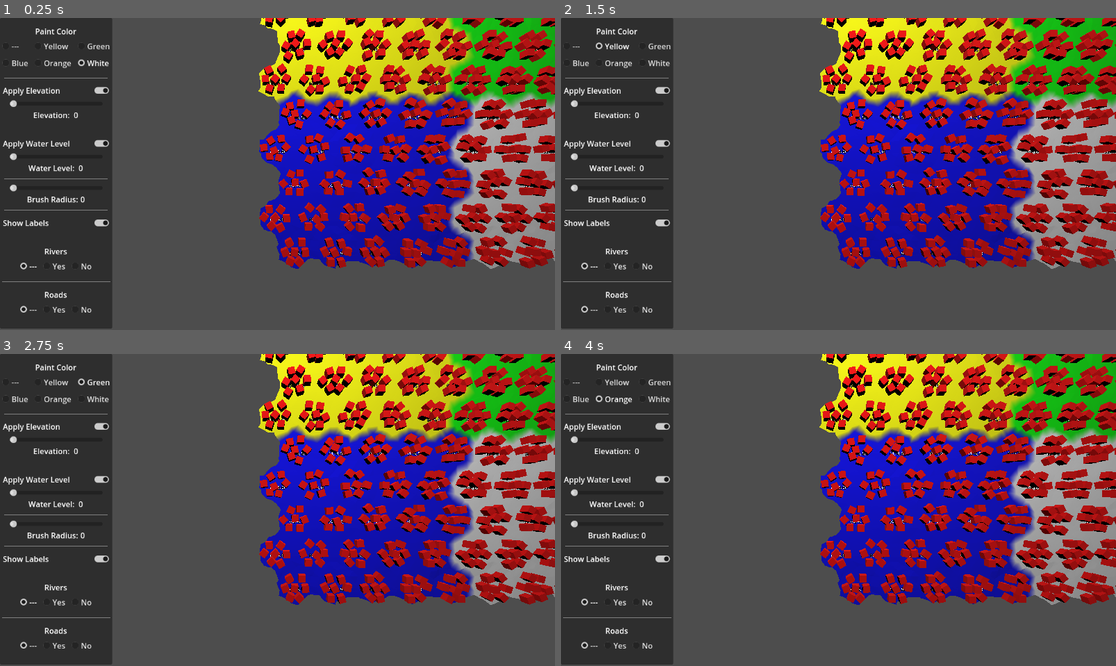
Above: before the commit, frames 1-4 (two rows, left to right).
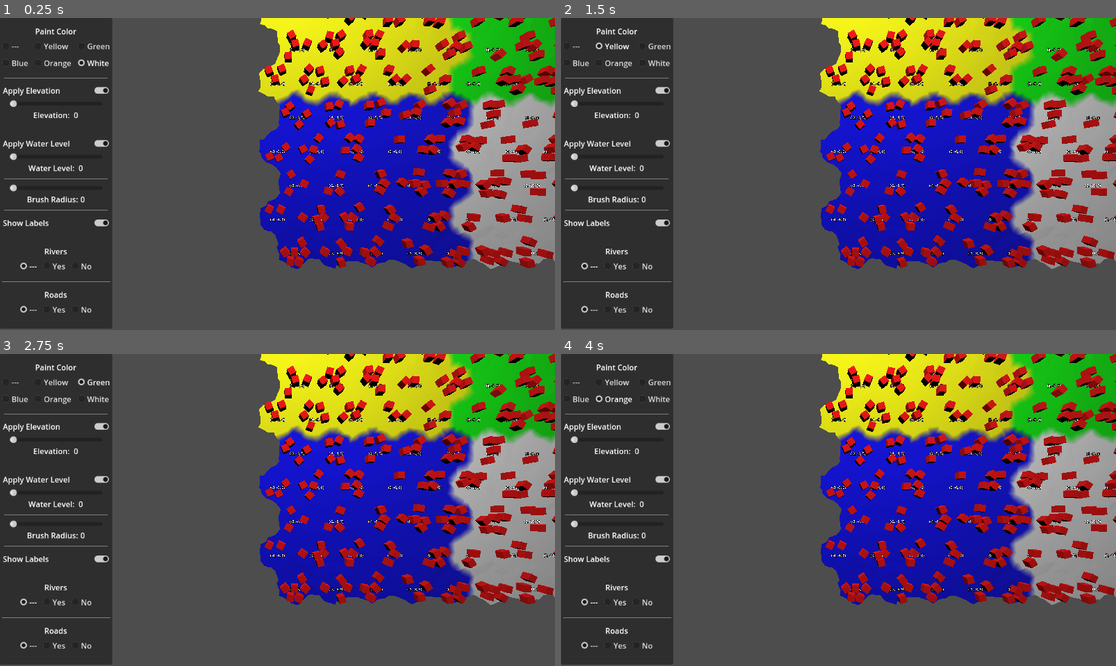
Above: after the commit, the same moments.

Repository: davepruitt/hex_map_godot
Game: Godot game, scene res://scenes/main.tscn
Two runs of this game, one before a commit and one after it. Both use one fixed random seed, a clock stepped at 60 frames per second and the inputs below.
Inputs:
- Up to frame 1 (0.25 s): no input
- Up to frame 2 (1.5 s): click "---" at 0.5 s; click "Yellow" at 1.25 s
- Up to frame 3 (2.75 s): click "Green" at 2 s
- Up to frame 4 (4 s): click "Blue" at 2.75 s; click "Orange" at 3.5 s

The runs differ from the first frame. In frame 1, 12% of the frame differs, in the area x 46-100%, y 0-81%; in frame 2, 12%; in frame 3, 12%; in frame 4, 12%.

Commit message:
Continuing the addition of features to the hex map. Completed through section 3.3 of tutorial 9.

Diff:
--- a/hex_project_godot/scripts/hex_feature_manager.gd
+++ b/hex_project_godot/scripts/hex_feature_manager.gd
@@ -34,6 +34,14 @@
 	pass
 
 func add_feature (parent_hex_grid_chunk: HexGridChunk, pos: Vector3) -> void:
+	#Get a random value to be used for this feature
+	var hash: HexHash = HexMetrics.sample_hash_grid(pos)
+
+	#If the first random value is greater than 0.5, we will return immediately
+	#and thus not generate a feature in this location
+	if (hash.a >= 0.5):
+		return
+
 	#var feature_mesh = feature_prefab.duplicate()
 	var feature: MeshInstance3D = MeshInstance3D.new()
 	feature.mesh = feature_prefab
@@ -44,7 +52,7 @@
 	feature.position.y += feature_height / 2.0
 
 	#Randomize the rotation angle of the feature
-	feature.quaternion = Quaternion.from_euler(Vector3(0, 360.0 * randf(), 0))
+	feature.quaternion = Quaternion.from_euler(Vector3(0, 360.0 * hash.b, 0))
 
 	#Add this feature to the private list of features
 	_features.append(feature)
--- a/hex_project_godot/scripts/hex_grid.gd
+++ b/hex_project_godot/scripts/hex_grid.gd
@@ -62,6 +62,9 @@
 
 	#Initialize the Perlin noise
 	HexMetrics.initialize_noise_generator()
+
+	#Initialize the hash grid
+	HexMetrics.initialize_hash_grid()
 
 	#Calculate the cell count in the x and z directions
 	_cell_count_x = chunk_count_x * HexMetrics.CHUNK_SIZE_X
--- /dev/null
+++ b/hex_project_godot/scripts/hex_hash.gd
@@ -0,0 +1,27 @@
+class_name HexHash
+
+#region Public data members
+
+var a: float = 0
+
+var b: float = 0
+
+#endregion
+
+#region Constructor
+
+func _init() -> void:
+	pass
+
+#endregion
+
+#region Static functions
+
+static func create() -> HexHash:
+	var hash: HexHash = HexHash.new()
+	hash.a = randf()
+	hash.b = randf()
+
+	return hash
+
+#endregion
--- a/hex_project_godot/scripts/hex_metrics.gd
+++ b/hex_project_godot/scripts/hex_metrics.gd
@@ -50,9 +50,13 @@
 
 const WATER_ELEVATION_OFFSET: float = -0.1
 
-const WATER_FACTOR = 0.6
+const WATER_FACTOR: float = 0.6
 
-const WATER_BLEND_FACTOR = 1.0 - WATER_FACTOR
+const WATER_BLEND_FACTOR: float = 1.0 - WATER_FACTOR
+
+const HASH_GRID_SIZE: int = 256
+
+const HASH_GRID_SCALE: float = 0.25
 
 #endregion
 
@@ -64,6 +68,8 @@
 	FastNoiseLite.new(),
 	FastNoiseLite.new()
 ]
+
+static var hash_grid: Array[HexHash] = []
 
 #endregion
 
@@ -91,6 +97,23 @@
 		sample[i] = s_i
 
 	return sample
+
+static func initialize_hash_grid () -> void:
+	hash_grid.clear()
+	hash_grid.resize(HASH_GRID_SIZE * HASH_GRID_SIZE)
+	for i in range(0, len(hash_grid)):
+		hash_grid[i] = HexHash.create()
+
+static func sample_hash_grid (position: Vector3) -> HexHash:
+	var x: int = int((position.x * 10.0) * HASH_GRID_SCALE) % HASH_GRID_SIZE
+	if (x < 0):
+		x += HASH_GRID_SIZE
+
+	var z: int = int((position.z * 10.0) * HASH_GRID_SCALE) % HASH_GRID_SIZE
+	if (z < 0):
+		z += HASH_GRID_SIZE
+
+	return hash_grid[x + z * HASH_GRID_SIZE]
 
 static func get_first_corner (direction: HexDirectionsClass.HexDirections) -> Vector3:
 	return HexMetrics.CORNERS[int(direction)]
